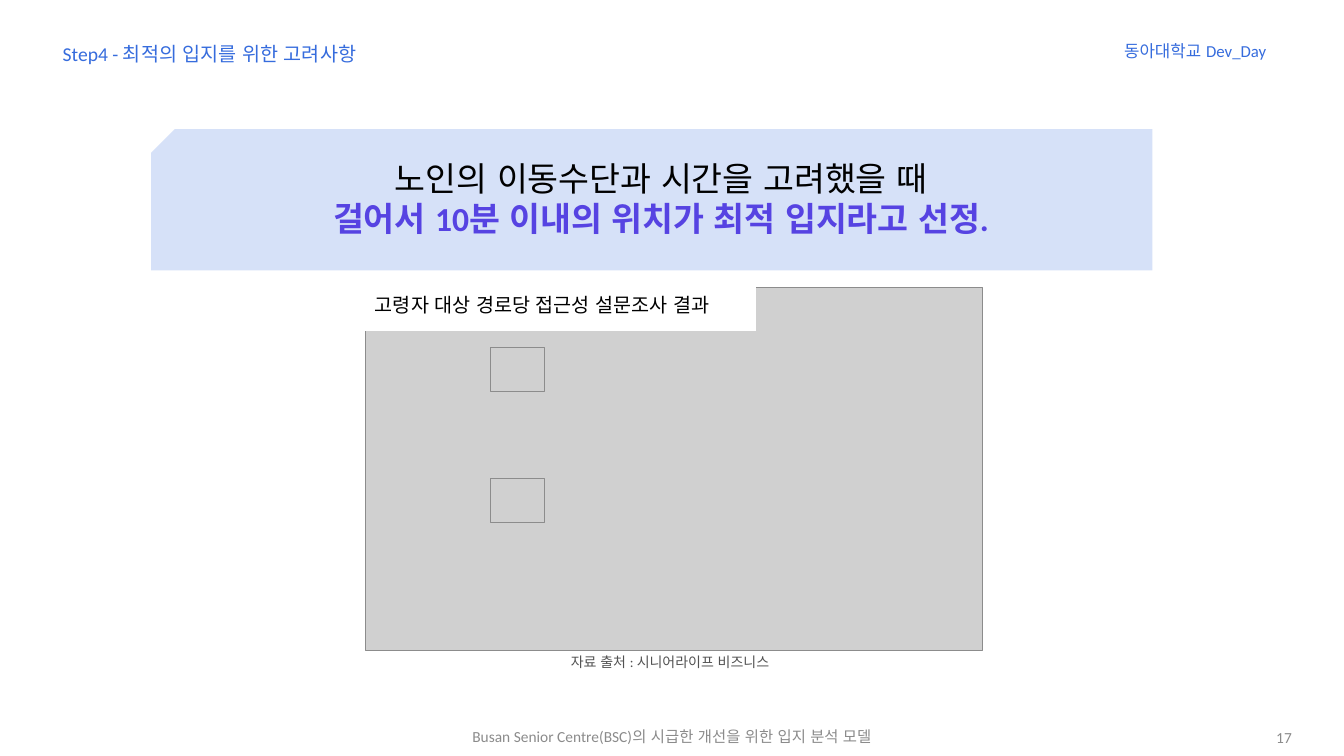
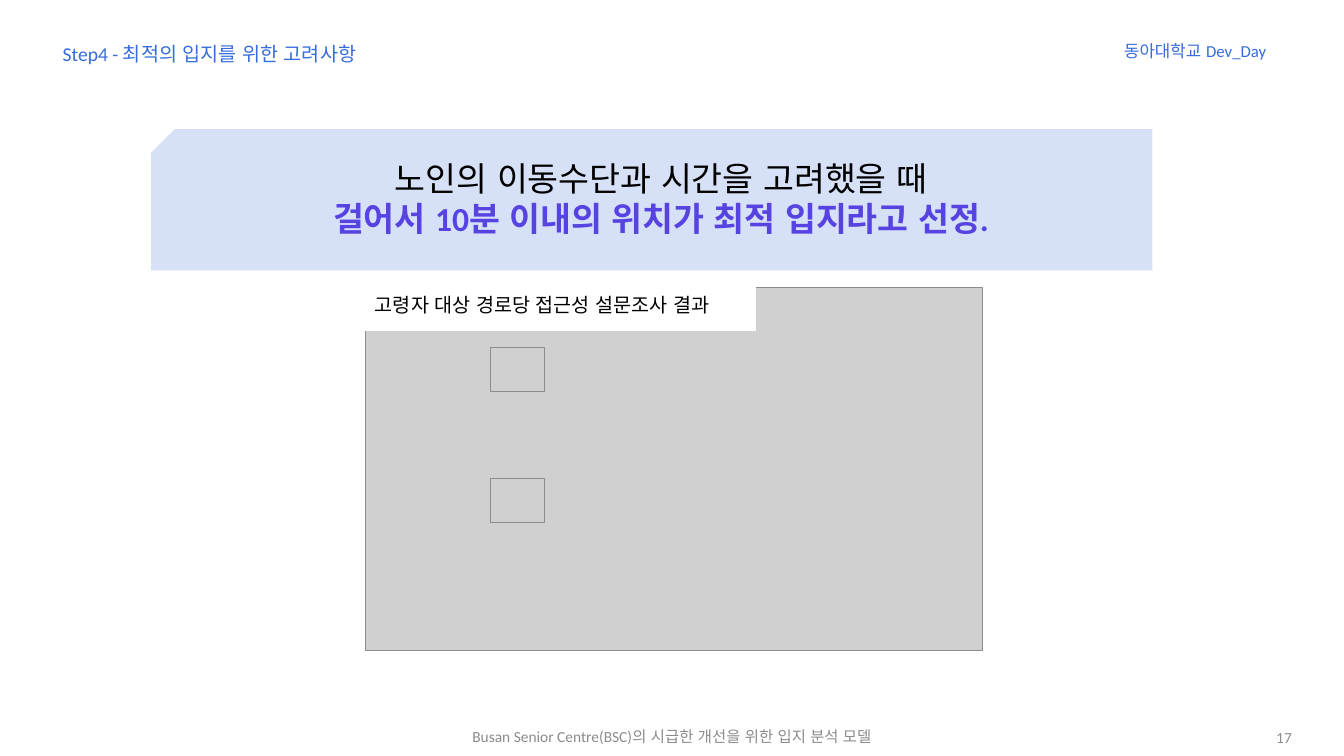
Before and after one commit to jhparkland/Data_Analytics_for_Age_friendly_busan, a slide deck: slide 18 of PPT/Busan_Senior_Center(BSC)의_시급한_개선을_위한_입지_분석_모델_발표.pptx. Drawn at 1344x756 pixels with LibreOffice and Linux fonts; fonts in the diff are those of the drawing; grey boxes stand for pictures. Boxes give left, top, right and bottom in pixels: in the first picture for what was removed or moved away, otherwise in the second. Text is boxed around its words. In the diff, an @@ line names an element or a change of style, - is before the commit and + after.

```diff
--- a/PPT/Busan_Senior_Center(BSC)의_시급한_개선을_위한_입지_분석_모델_발표.pptx
+++ b/PPT/Busan_Senior_Center(BSC)의_시급한_개선을_위한_입지_분석_모델_발표.pptx
@@ text removed at [571,655,769,668] @@
-자료 출처 : 시니어라이프 비즈니스
```
